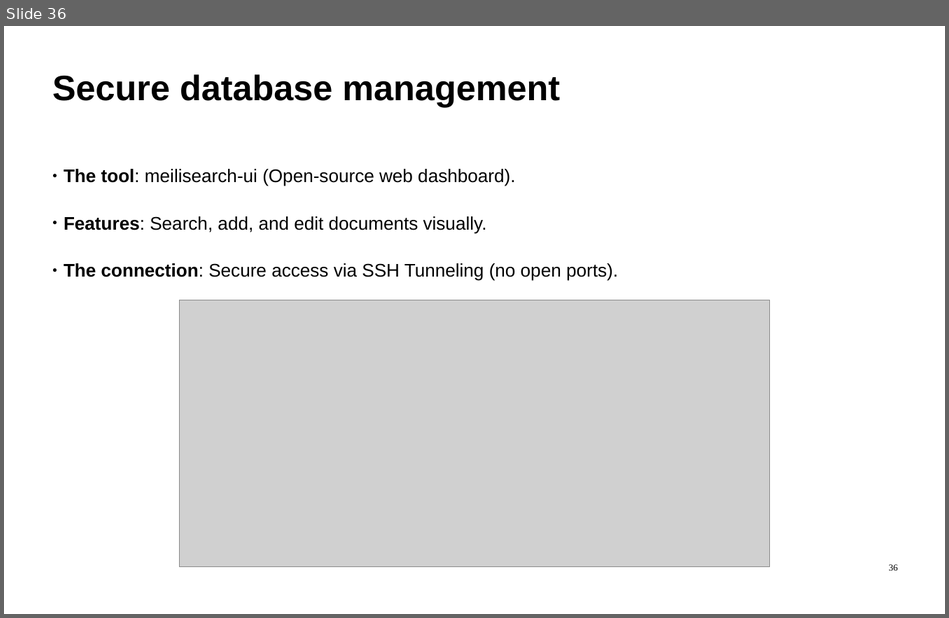
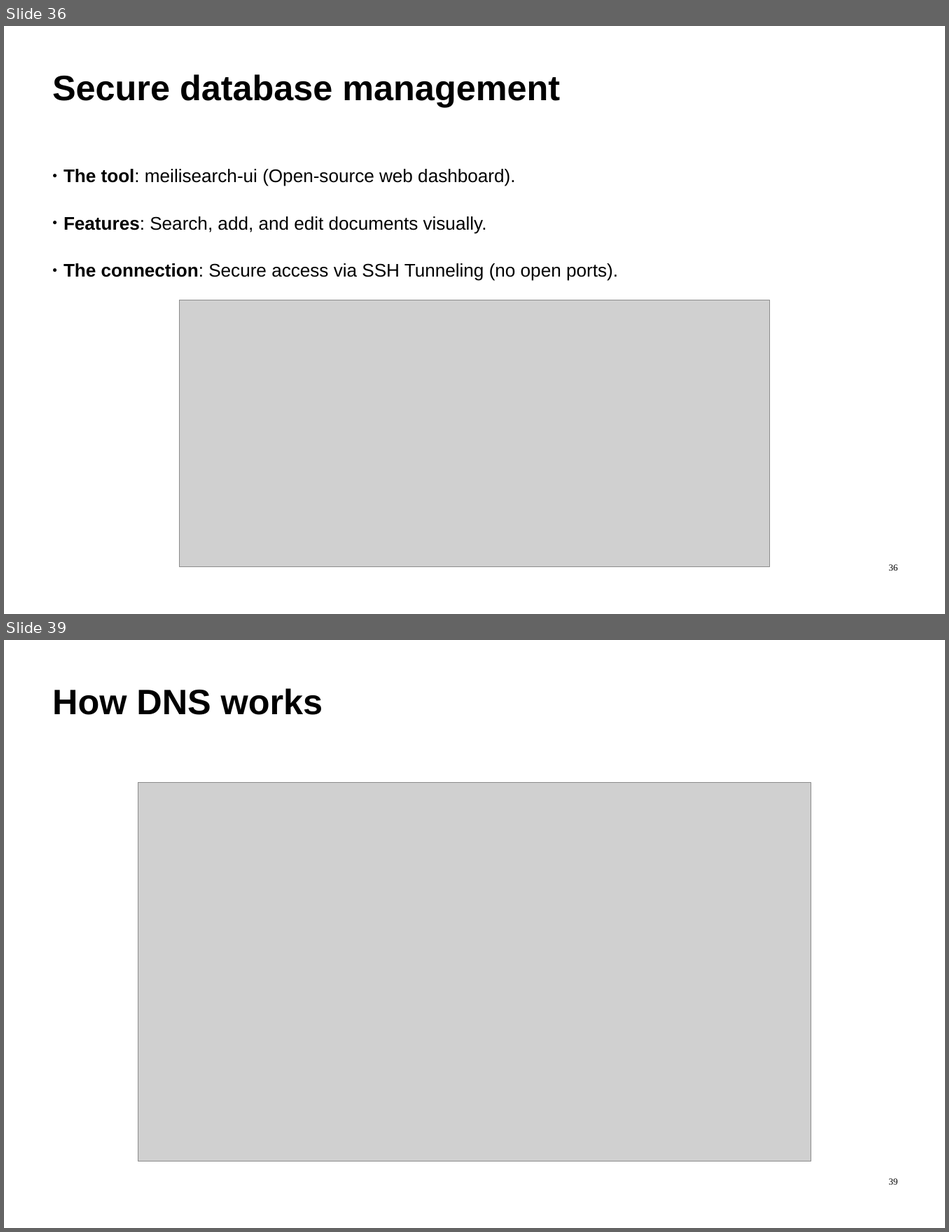
Before and after one commit to ImadSaddik/FullStackDeploymentHandbook, a slide deck: course-assets/slides/full_stack_deployment_guide.odp. Shown one above the other, each under a label of ours: slide 36 before the commit, slides 36 and 39 after it; the slides between them are not shown. The pictures are 949x618 and 949x1232 pixels, drawn with LibreOffice and Linux fonts; fonts in the diff are those of the drawing; grey boxes stand for pictures. Boxes give left, top, right and bottom in pixels: in the first picture for what was removed or moved away, otherwise in the second. Text is boxed around its words. In the diff, an @@ line names an element or a change of style, - is before the commit and + after.

```diff
--- a/course-assets/slides/full_stack_deployment_guide.odp
+++ b/course-assets/slides/full_stack_deployment_guide.odp
@@ slide 39 added at bbox=[4, 640, 945, 1228], background #FFFFFF @@
@@ text added at bbox=[52, 688, 323, 715], 54 pt, text #000000, bold @@
+How DNS works
@@ picture added at bbox=[138, 783, 810, 1161] @@
@@ page number added at bbox=[889, 1178, 898, 1185], 14 pt, text #000000 @@
+39
```
Also in this commit, not shown: 2 other slides added, 1 other file.
